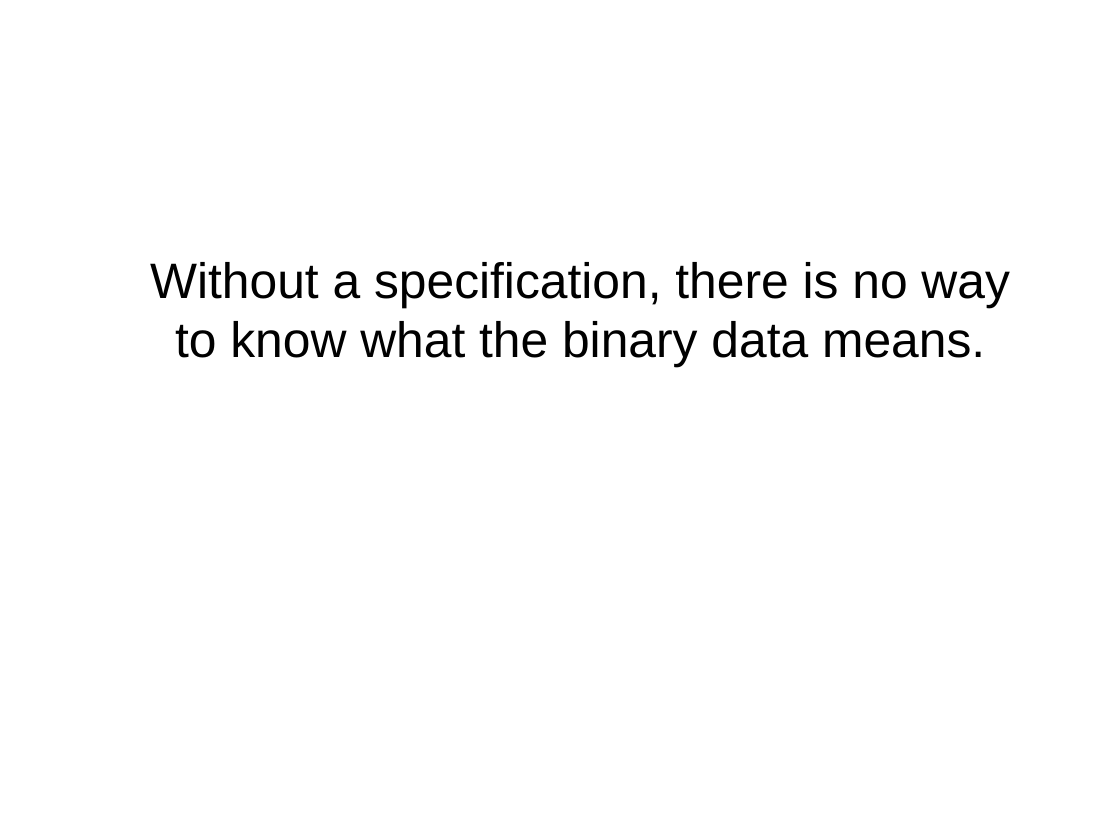
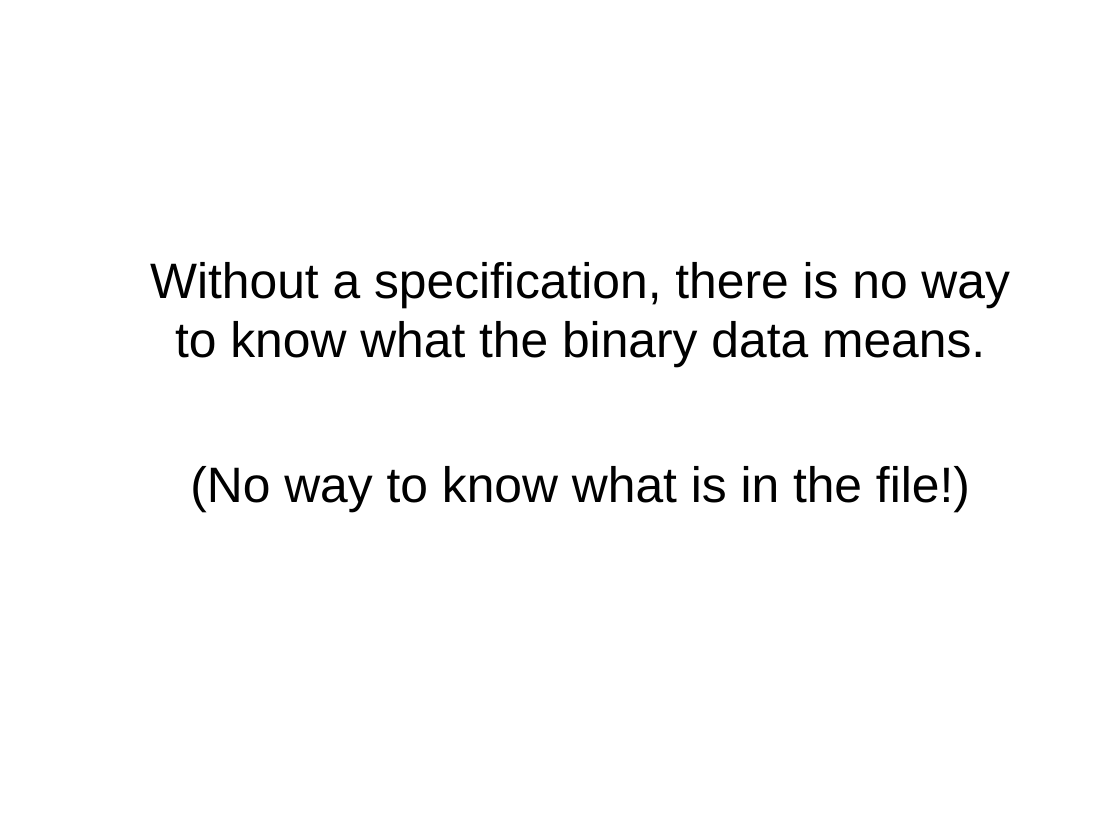
Before and after one commit to toneill/naa, a slide deck: slide 17 of doco/digital-preservation-chris-smart.odp. Drawn at 1120x840 pixels with LibreOffice and Linux fonts; fonts in the diff are those of the drawing; background and template pictures are left out. Boxes give left, top, right and bottom in pixels: in the first picture for what was removed or moved away, otherwise in the second. Text is boxed around its words. In the diff, an @@ line names an element or a change of style, - is before the commit and + after.

Commit message:
Flying to Singapore, so what better time to update the presentation? Went over everything, clearing up some language, added some new slides.

```diff
--- a/doco/digital-preservation-chris-smart.odp
+++ b/doco/digital-preservation-chris-smart.odp
@@ text at [190, 466, 970, 512]: paragraph added @@
+• (No way to know what is in the file!)
```
Also in this commit, not shown: 13 other slides changed, 2 slides added, 2 slides removed.
